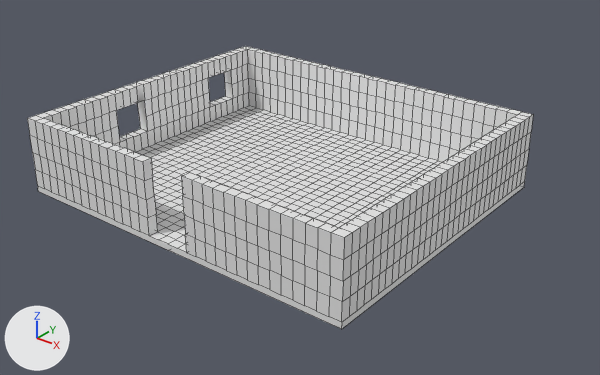
Renders of the OBJ model escape-home/meshes/house.obj from each side of a commit.
Both versions are drawn from a 50 mm camera at (15.5, -18.47, 11.63) aimed at (1.07, -0.44, 0.45). Lighting does not change. The marker at lower left points along +X, +Y and +Z. The first picture is the older version. Mesh edges are drawn as thin lines. Where no turn or scale is listed for an object, it has been applied to the vertices.
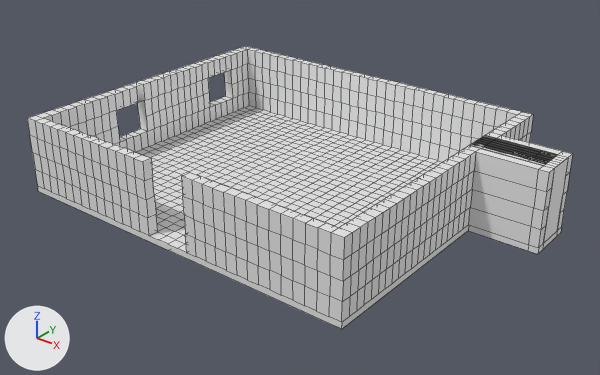
The edits, one by one:
me_cube is used by ob_cube; location (0.0, 0.0, 0.0).
me_cube had 2058 vertices, 1991 faces and spanned x -6.0..6.0, y -5.0..5.0, z -0.1..2.4.
me_cube now has 2147 vertices, 2070 faces and spans x -6.0..8.16, y -5.0..5.0, z -0.1..2.4.
Part 1, on me_cube:
10 vertices are removed from x 5.62..6.0, y 1.88..2.19, z 0.67..1.82.
37 faces are deleted.
2 vertices move from x 6.0, y 1.88..2.19, z 1.25 to x 7.86, y 1.56..2.5, z 1.25.
10 vertices are added at x 7.41..7.86, y 1.56..2.5, z -0.1..2.4.
18 new vertices lie (1.86, 0.0, 0.0) away from vertices in x 6.0, y 1.25..2.81, z 0.1..2.4.
20 new vertices lie (0.3, 0.0, 0.0) away from vertices in x 6.0..7.86, y 1.25..2.81, z 0.1..2.4.
10 new vertices lie (0.0, 0.0, -0.2) away from vertices in x 6.0..8.16, y 1.25..2.81, z 0.1.
6 new vertices lie (0.0, -0.16, 0.0) away from vertices in x 5.62..7.86, y 1.88..2.5, z 2.4.
7 new vertices lie (-2.24, 0.0, 0.0) away from vertices in x 7.86, y 1.56..2.5, z 2.4.
11 new vertices lie (0.0, 0.0, -0.29) away from vertices in x 5.62..7.86, y 1.56..2.5, z 2.4.
7 new vertices lie (0.3, 0.0, 0.0) away from vertices in x 7.86, y 1.56..2.5, z 2.4.
5 new vertices lie (2.24, 0.0, 0.0) away from vertices in x 5.62, y 1.72..2.34, z 2.11.
5 new vertices lie (-2.24, 0.0, 0.0) away from vertices in x 7.86, y 1.72..2.34, z 2.11.
116 new faces join them.

Changed parts and their boxes [x1, y1, x2, y2] in the pictures (600 x 375 px):
'Cube', reshaped (8% wider): before [27, 46, 533, 329]; after [27, 46, 573, 329]
part 1 of me_cube, built on: before [469, 136, 501, 224]; after [468, 135, 573, 254]
